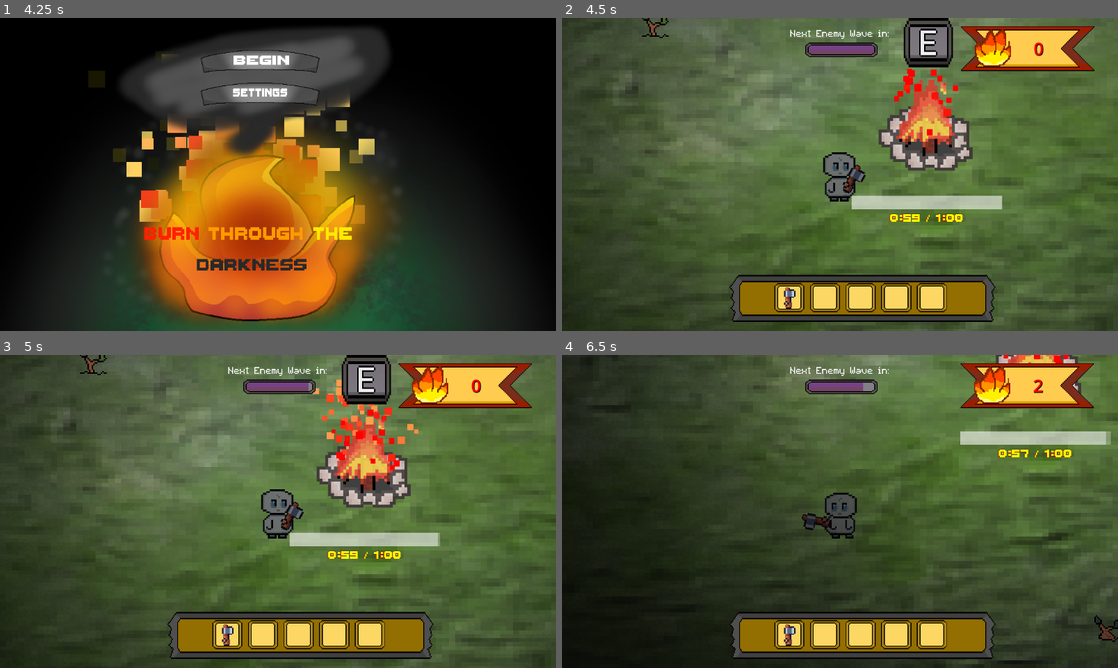
Above: before the commit, frames 1-4 (two rows, left to right).
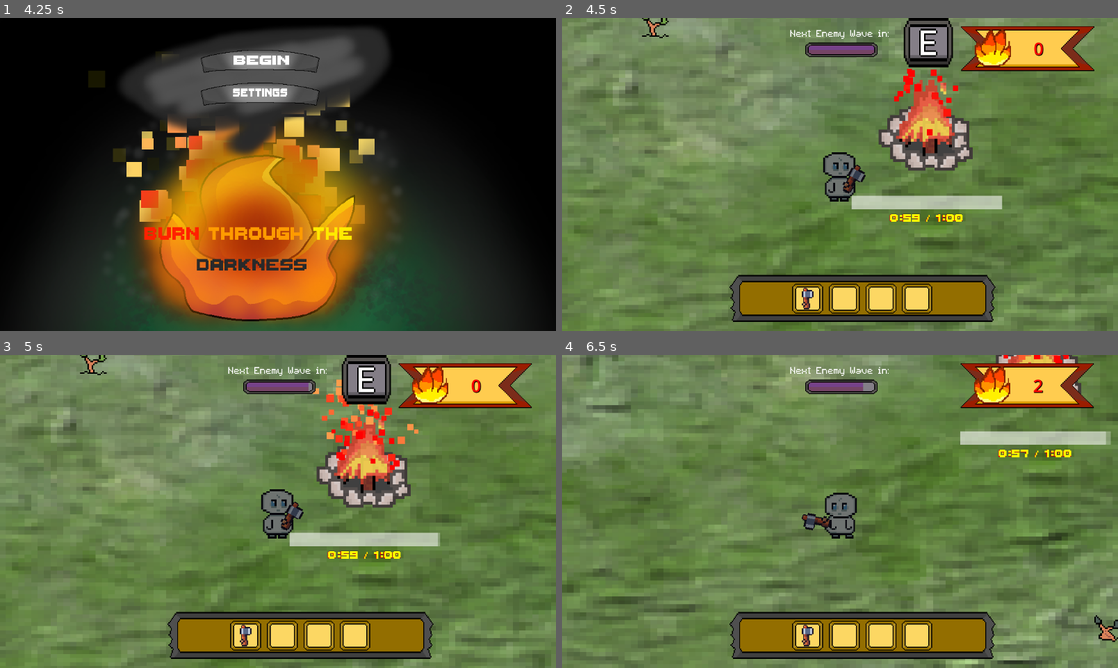
Above: after the commit, the same moments.

Repository: DaqCode/GameDevJS2025
Game: Godot game, scene res://scenes/UI/menu/menu.tscn
Two runs of this game, one before a commit and one after it. Both use one fixed random seed, a clock stepped at 60 frames per second and the inputs below.
Inputs (mouse positions are in pixels of both pictures, inside the frame that each line leads up to):
- Up to frame 1 (4.25 s): tap Enter at 0.5 s; move the mouse to (400, 158) at 0.52 s; hold D (right) 0.53-1.28 s; hold E (interact) 0.53-1.28 s; tap Space at 1.25 s; move the mouse to (166, 190) at 1.27 s; hold S (down) 1.28-2.03 s; tap E (interact) at 1.35, 2.85 s; move the mouse to (333, 105) at 2.02 s; hold D (right) 2.03-2.78 s; hold E (interact) 2.03-2.78 s; move the mouse to (250, 237) at 2.77 s; hold W (up) 2.78-3.53 s; move the mouse to (444, 221) at 3.52 s; hold A (left) from 3.53 s (still down); hold E (interact) from 3.53 s (still down)
- Up to frame 2 (4.5 s): release A (left) at 4.25 s; release E (interact) at 4.25 s; click (823, 64) at 4.25 s
- Up to frame 3 (5 s): no input
- Up to frame 4 (6.5 s): move the mouse to (673, 464) at 5.02 s; hold A (left) 5.03-5.78 s; tap E (interact) at 5.1 s; move the mouse to (867, 511) at 5.77 s; hold S (down) from 5.78 s (still down); hold E (interact) from 5.78 s (still down)

Frame 1 is identical in both runs. In frame 2, 44% of the frame differs, in the area x 0-100%, y 0-100%; in frame 3, 46%; in frame 4, 71%.

Commit message:
Small comments for organization

Diff:
--- a/gamedevjs2025/global/globalPlayerScript.gd
+++ b/gamedevjs2025/global/globalPlayerScript.gd
@@ -3,10 +3,36 @@
 var is_peace_time : bool = true
 
 var lumb_mus_upgrade : int = 0
+# Lvl 0: 3 hits
+# Lvl 1: 2 hits
+# Lvl 2: 1 hits
+# Lvl 3: 1 hits  + 1 plankn
+
 var loc_eco_upgrade : int = 0
+# Lvl 0: 0 second Delay
+# Lvl 1: 2.5 second Delay
+# Lvl 2: 4 second Delay
+# Lvl 3: 5 second Delay
+
 var fur_fire_upgrade : int = 0
+# Lvl 0: 1:00 death, text scale = 9.0
+# Lvl 1: 1:45 death, text scale = 14.0
+# Lvl 2: 2:15 death, text scale = 20.0
+# Lvl 3: 2:30 death, text scale = 40.0
+
+
 var angry_mus_upgrade : int = 0
+# Lvl 0: 4 Hits to kill
+# Lvl 1: 3 Hits to kill
+# Lvl 2: 2 Hits to kill
+# Lvl 3: 1 Hits to kill
+
 var speed_leg_upgrade : int = 0
+# Lvl 0: 75 speed
+# Lvl 1: 90 speed
+# Lvl 2: 109 speed
+# Lvl 3: 131 speed
+
 
 @export var current_total_ashes: int = 0
 @export var total_ashes_throughout: int = 0
--- a/gamedevjs2025/scenes/UI/inventory_screen.tscn
+++ b/gamedevjs2025/scenes/UI/inventory_screen.tscn
@@ -34,13 +34,21 @@
 
 [node name="InventorySlots" type="GridContainer" parent="InventoryBackground"]
 layout_mode = 1
-offset_left = 78.75
-offset_top = 14.1667
-offset_right = 262.75
-offset_bottom = 46.1667
+anchors_preset = 8
+anchor_left = 0.5
+anchor_top = 0.5
+anchor_right = 0.5
+anchor_bottom = 0.5
+offset_left = -74.5
+offset_top = -16.0
+offset_right = 74.5
+offset_bottom = 16.0
+grow_horizontal = 2
+grow_vertical = 2
 scale = Vector2(1.62, 1.62)
+pivot_offset = Vector2(75.1543, 15.2263)
 theme_override_constants/h_separation = 6
-columns = 5
+columns = 4
 
 [node name="ItemSlot1" type="TextureRect" parent="InventoryBackground/InventorySlots"]
 layout_mode = 2
@@ -109,21 +117,3 @@
 size_flags_horizontal = 3
 size_flags_vertical = 3
 expand_mode = 1
-
-[node name="ItemSlot5" type="TextureRect" parent="InventoryBackground/InventorySlots"]
-layout_mode = 2
-size_flags_horizontal = 3
-size_flags_vertical = 3
-texture = ExtResource("2_bt7as")
-expand_mode = 1
-
-[node name="Item1" type="TextureRect" parent="InventoryBackground/InventorySlots/ItemSlot5"]
-layout_mode = 1
-anchors_preset = 15
-anchor_right = 1.0
-anchor_bottom = 1.0
-grow_horizontal = 2
-grow_vertical = 2
-size_flags_horizontal = 3
-size_flags_vertical = 3
-expand_mode = 1
--- a/gamedevjs2025/scenes/UI/menu/menu.tscn
+++ b/gamedevjs2025/scenes/UI/menu/menu.tscn
@@ -239,6 +239,21 @@
 "values": [Vector2(1e-05, 1e-05)]
 }
 
+[sub_resource type="Animation" id="Animation_lakgf"]
+resource_name = "hideSetting"
+tracks/0/type = "value"
+tracks/0/imported = false
+tracks/0/enabled = true
+tracks/0/path = NodePath("Settings/SettingPanel:scale")
+tracks/0/interp = 1
+tracks/0/loop_wrap = true
+tracks/0/keys = {
+"times": PackedFloat32Array(0, 0.404378, 1),
+"transitions": PackedFloat32Array(1, 1, 1),
+"update": 0,
+"values": [Vector2(1, 1), Vector2(1.2, 1.2), Vector2(0, 0)]
+}
+
 [sub_resource type="Animation" id="Animation_3gbhm"]
 resource_name = "showSetting"
 length = 2.5
@@ -267,21 +282,6 @@
 "values": [Vector2(1e-05, 1e-05), Vector2(1, 1), Vector2(1.2, 1.2), Vector2(1, 1)]
 }
 
-[sub_resource type="Animation" id="Animation_lakgf"]
-resource_name = "hideSetting"
-tracks/0/type = "value"
-tracks/0/imported = false
-tracks/0/enabled = true
-tracks/0/path = NodePath("Settings/SettingPanel:scale")
-tracks/0/interp = 1
-tracks/0/loop_wrap = true
-tracks/0/keys = {
-"times": PackedFloat32Array(0, 0.404378, 1),
-"transitions": PackedFloat32Array(1, 1, 1),
-"update": 0,
-"values": [Vector2(1, 1), Vector2(1.2, 1.2), Vector2(0, 0)]
-}
-
 [sub_resource type="AnimationLibrary" id="AnimationLibrary_b5shq"]
 _data = {
 &"IntroSequence": SubResource("Animation_u7r3n"),
--- a/gamedevjs2025/scenes/UI/upgrade_station.gd
+++ b/gamedevjs2025/scenes/UI/upgrade_station.gd
@@ -105,13 +105,13 @@
 			upgrade_description.text = "Become stronger against enemies that disturb your fire."
 			match GlobalPlayerScript.angry_mus_upgrade:
 				0:
-					upgrade_stat_upgrade.text = "6 Hits to Kill -> 5 Hits to Kill"
+					upgrade_stat_upgrade.text = "4 Hits to kill -> 3 Hits to kill"
 					ash_cost.text =  "Ash cost: 45"
 				1:
-					upgrade_stat_upgrade.text = "5 Hits to Kill -> 3 Hits to Kill"
+					upgrade_stat_upgrade.text = "3 Hits to Kill -> 2 Hits to kill"
 					ash_cost.text = "Ash cost: 90"
 				2:
-					upgrade_stat_upgrade.text = "3 Hits to Kill -> 2 Hits to Kill"
+					upgrade_stat_upgrade.text = "2 Hits to Kill -> 1 Hit to kill"
 					ash_cost.text = "Ash cost: 165"
 				_:
 					upgrade_stat_upgrade.text = "MAX"
--- a/gamedevjs2025/scenes/assets/campfire/campfire.tscn
+++ b/gamedevjs2025/scenes/assets/campfire/campfire.tscn
@@ -42,9 +42,10 @@
 script = ExtResource("2_iudvd")
 
 [node name="PointLight2D" type="PointLight2D" parent="."]
-scale = Vector2(18, 13.59)
+scale = Vector2(1, 0.755)
 energy = 25.0
 texture = ExtResource("2_k5uvh")
+texture_scale = 40.0
 
 [node name="CampfireOverlay" type="Sprite2D" parent="."]
 light_mask = 0
